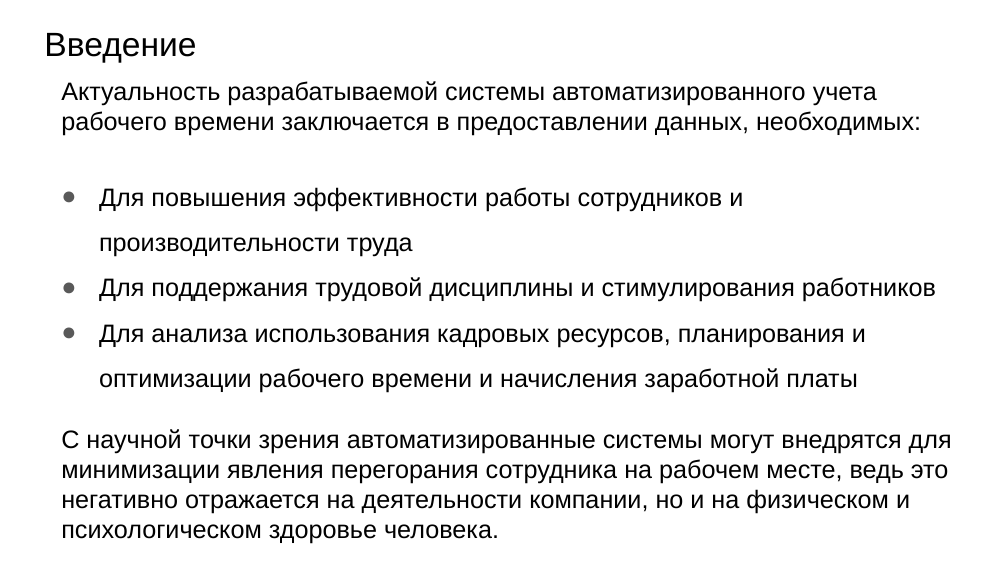
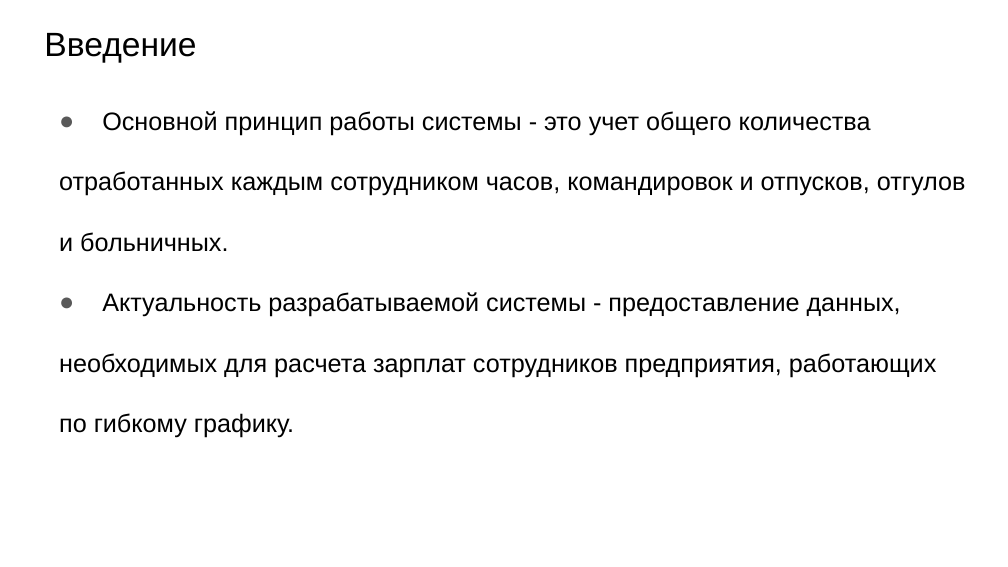
Before and after one commit to NikulinR/ITTimeRecording, a slide deck: slide 3 of Presentation.pptx. Drawn at 1008x567 pixels with LibreOffice and Linux fonts; fonts in the diff are those of the drawing. Boxes give left, top, right and bottom in pixels: in the first picture for what was removed or moved away, otherwise in the second. Text is boxed around its words. In the diff, an @@ line names an element or a change of style, - is before the commit and + after.

```diff
--- a/Presentation.pptx
+++ b/Presentation.pptx
@@ text at (59,111,966,438): text changed @@
-Актуальность разрабатываемой системы автоматизированного учета рабочего времени заключается в предоставлении данных, необходимых:
-● Для повышения эффективности работы сотрудников и производительности труда
-● Для поддержания трудовой дисциплины и стимулирования работников
-● Для анализа использования кадровых ресурсов, планирования и оптимизации рабочего времени и начисления заработной платы
-С научной точки зрения автоматизированные системы могут внедрятся для минимизации явления перегорания сотрудника на рабочем месте, ведь это негативно отражается на деятельности компании, но и на физическом и психологическом здоровье человека.
+● Основной принцип работы системы - это учет общего количества отработанных каждым сотрудником часов, командировок и отпусков, отгулов и больничных.
+● Актуальность разрабатываемой системы - предоставление данных, необходимых для расчета зарплат сотрудников предприятия, работающих по гибкому графику.
```
Also in this commit, not shown: 2 other slides changed, 7 slides added, 1 slide removed, 2 other files.
